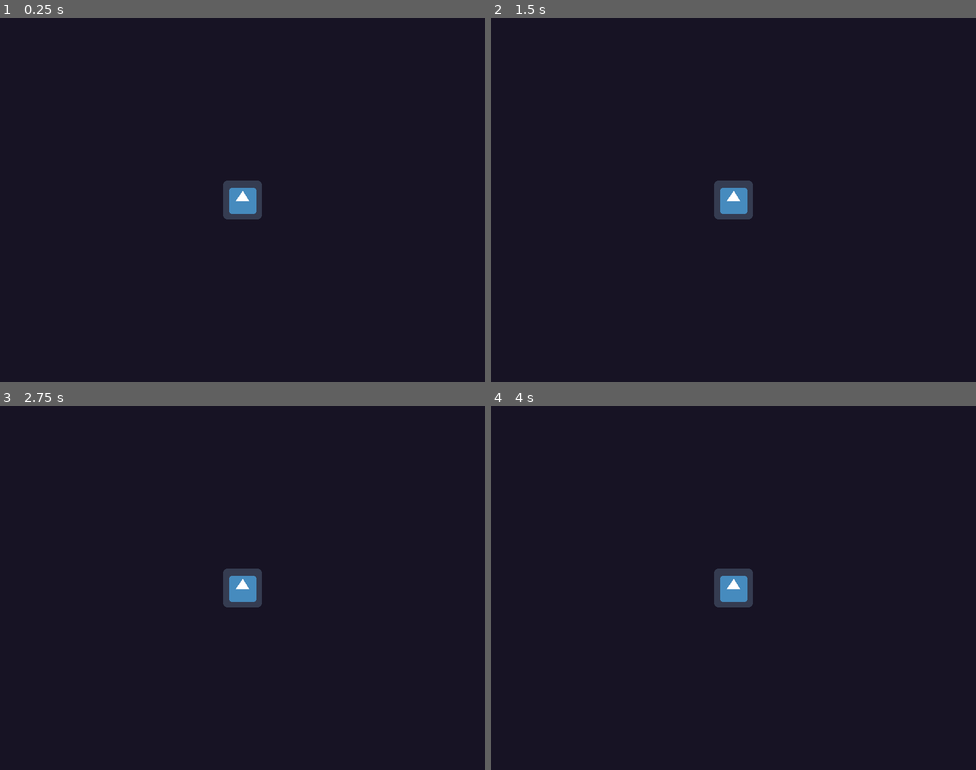
Above: before the commit, frames 1-4 (two rows, left to right).
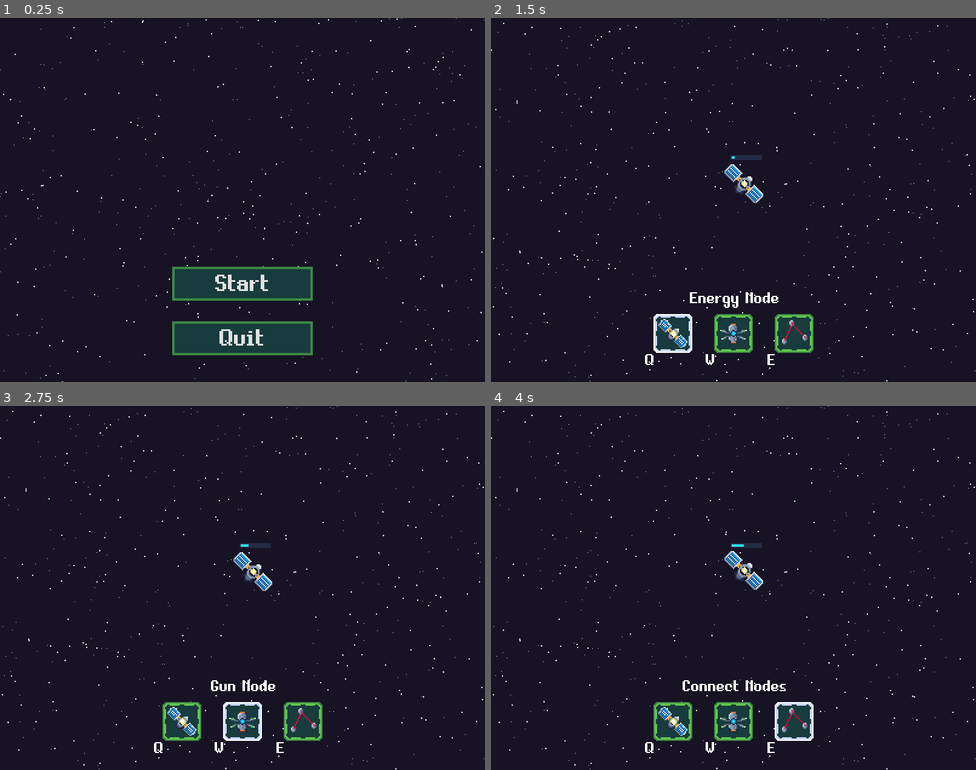
Above: after the commit, the same moments.

Repository: svntax/LD45-StartWithNothing
Game: Godot game, scene res://Scenes/Main.tscn
Same seed, same stepped clock (60 frames per second), same inputs: the game is played once before the commit and once after it. This scene is started directly instead of the project's main scene. The engine's default icon, where the game draws it, is replaced by a stand-in: a white triangle on a blue panel in a dark square.
Inputs (mouse positions are in pixels of both pictures, inside the frame that each line leads up to):
- Up to frame 1 (0.25 s): no input
- Up to frame 2 (1.5 s): click (733, 283) at 0.5 s, where only the run after the commit has a clickable "Start"; tap Enter at 1.25 s; move the mouse to (840, 181) at 1.27 s; tap Q (BuildEnergyNode) at 1.35 s; click (840, 181) at 1.42 s
- Up to frame 3 (2.75 s): move the mouse to (145, 606) at 2.02 s; tap W (BuildGunNode) at 2.1 s; click (145, 606) at 2.17 s
- Up to frame 4 (4 s): move the mouse to (782, 507) at 2.77 s; tap E (BuildLink) at 2.85 s; click (782, 507) at 2.92 s; move the mouse to (709, 660) at 3.52 s; click (709, 660) at 3.6 s

The runs differ from the first frame. In frame 1, 6.5% of the frame differs, in the area x 0-100%, y 0-100%; in frame 2, 4.3%; in frame 3, 4.2%; in frame 4, 4.3%.

Commit message:
WIP main menu rework

Diff:
--- a/Scenes/EnergyNode.tscn
+++ b/Scenes/EnergyNode.tscn
@@ -68,7 +68,7 @@
 "values": [ Color( 1, 1, 1, 1 ), Color( 1, 0, 0.266667, 1 ), Color( 1, 1, 1, 1 ), Color( 1, 0, 0.266667, 1 ), Color( 1, 1, 1, 1 ), Color( 1, 0, 0.266667, 1 ), Color( 1, 1, 1, 1 ) ]
 }
 
-[node name="EnergyNode" index="0" groups=[
+[node name="EnergyNode" groups=[
 "EnergyNodes",
 ] instance=ExtResource( 1 )]
 script = ExtResource( 2 )
--- a/Scenes/Main.tscn
+++ b/Scenes/Main.tscn
@@ -1,12 +1,74 @@
-[gd_scene load_steps=2 format=2]
+[gd_scene load_steps=8 format=2]
 
-[ext_resource path="res://icon.png" type="Texture" id=1]
+[ext_resource path="res://Scripts/MainMenu.gd" type="Script" id=1]
+[ext_resource path="res://Scripts/Starfield.gd" type="Script" id=2]
+[ext_resource path="res://EquipmentPro.ttf" type="DynamicFontData" id=3]
+
+[sub_resource type="StyleBoxFlat" id=3]
+bg_color = Color( 0.0980392, 0.235294, 0.243137, 1 )
+border_width_left = 4
+border_width_top = 4
+border_width_right = 4
+border_width_bottom = 4
+border_color = Color( 0.752941, 0.796078, 0.862745, 1 )
+
+[sub_resource type="StyleBoxFlat" id=4]
+bg_color = Color( 0.0980392, 0.235294, 0.243137, 1 )
+border_width_left = 4
+border_width_top = 4
+border_width_right = 4
+border_width_bottom = 4
+border_color = Color( 0.752941, 0.796078, 0.862745, 1 )
+
+[sub_resource type="StyleBoxFlat" id=2]
+bg_color = Color( 0.0980392, 0.235294, 0.243137, 1 )
+border_width_left = 4
+border_width_top = 4
+border_width_right = 4
+border_width_bottom = 4
+border_color = Color( 0.243137, 0.537255, 0.282353, 1 )
+
+[sub_resource type="DynamicFont" id=1]
+size = 48
+font_data = ExtResource( 3 )
 
 [node name="Main" type="Node2D"]
+script = ExtResource( 1 )
 __meta__ = {
 "_edit_lock_": true
 }
 
-[node name="Sprite" type="Sprite" parent="."]
-position = Vector2( 400, 300 )
-texture = ExtResource( 1 )
+[node name="Starfield" type="Node2D" parent="."]
+script = ExtResource( 2 )
+
+[node name="Buttons" type="Control" parent="."]
+margin_top = 410.0
+margin_right = 800.0
+margin_bottom = 559.0
+rect_min_size = Vector2( 800, 0 )
+mouse_filter = 2
+
+[node name="StartButton" type="Button" parent="Buttons"]
+margin_left = 284.0
+margin_right = 516.0
+margin_bottom = 56.0
+rect_min_size = Vector2( 232, 56 )
+custom_styles/hover = SubResource( 3 )
+custom_styles/pressed = SubResource( 4 )
+custom_styles/normal = SubResource( 2 )
+custom_fonts/font = SubResource( 1 )
+text = "Start"
+
+[node name="QuitButton" type="Button" parent="Buttons"]
+margin_left = 284.0
+margin_top = 90.0
+margin_right = 516.0
+margin_bottom = 146.0
+rect_min_size = Vector2( 232, 56 )
+custom_styles/hover = SubResource( 3 )
+custom_styles/pressed = SubResource( 4 )
+custom_styles/normal = SubResource( 2 )
+custom_fonts/font = SubResource( 1 )
+text = "Quit"
+[connection signal="pressed" from="Buttons/StartButton" to="." method="_on_StartButton_pressed"]
+[connection signal="pressed" from="Buttons/QuitButton" to="." method="_on_QuitButton_pressed"]
--- /dev/null
+++ b/Scripts/MainMenu.gd
@@ -0,0 +1,7 @@
+extends Node2D
+
+func _on_StartButton_pressed():
+    get_tree().change_scene("res://Scenes/Gameplay.tscn")
+
+func _on_QuitButton_pressed():
+    get_tree().quit()
